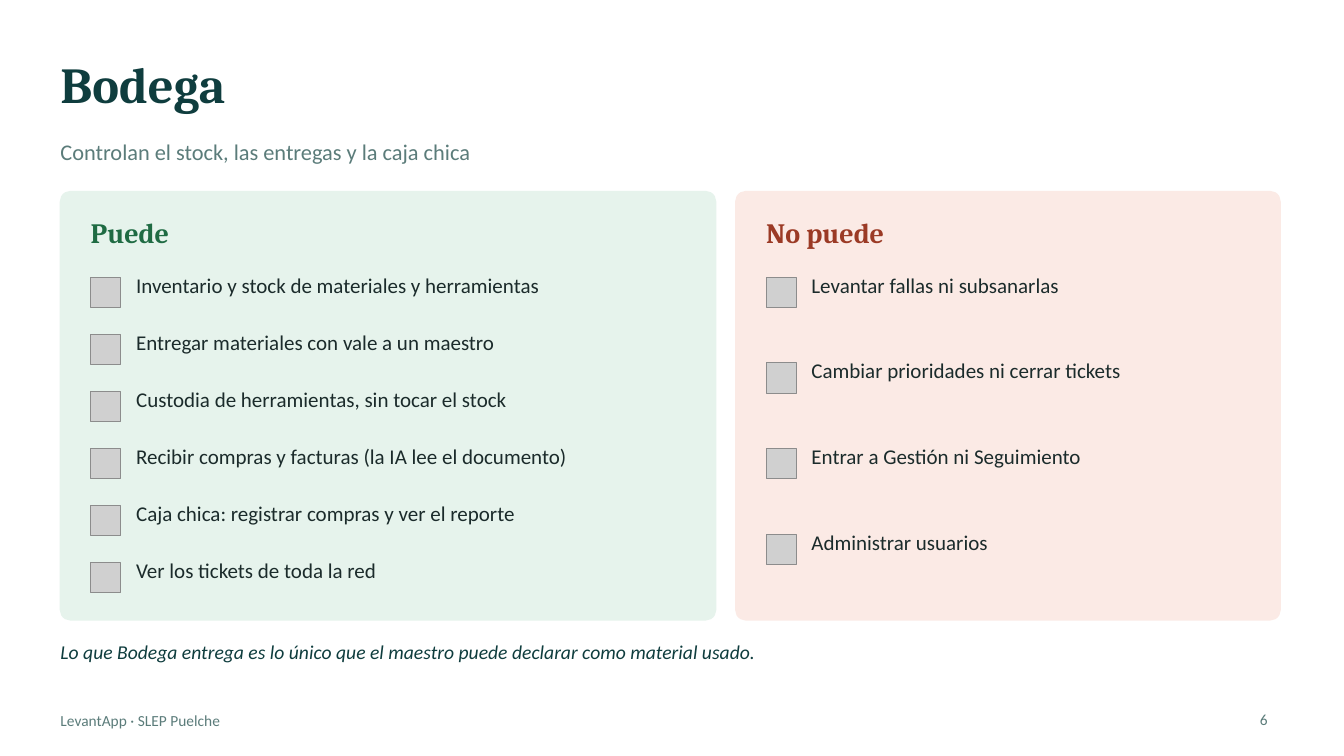
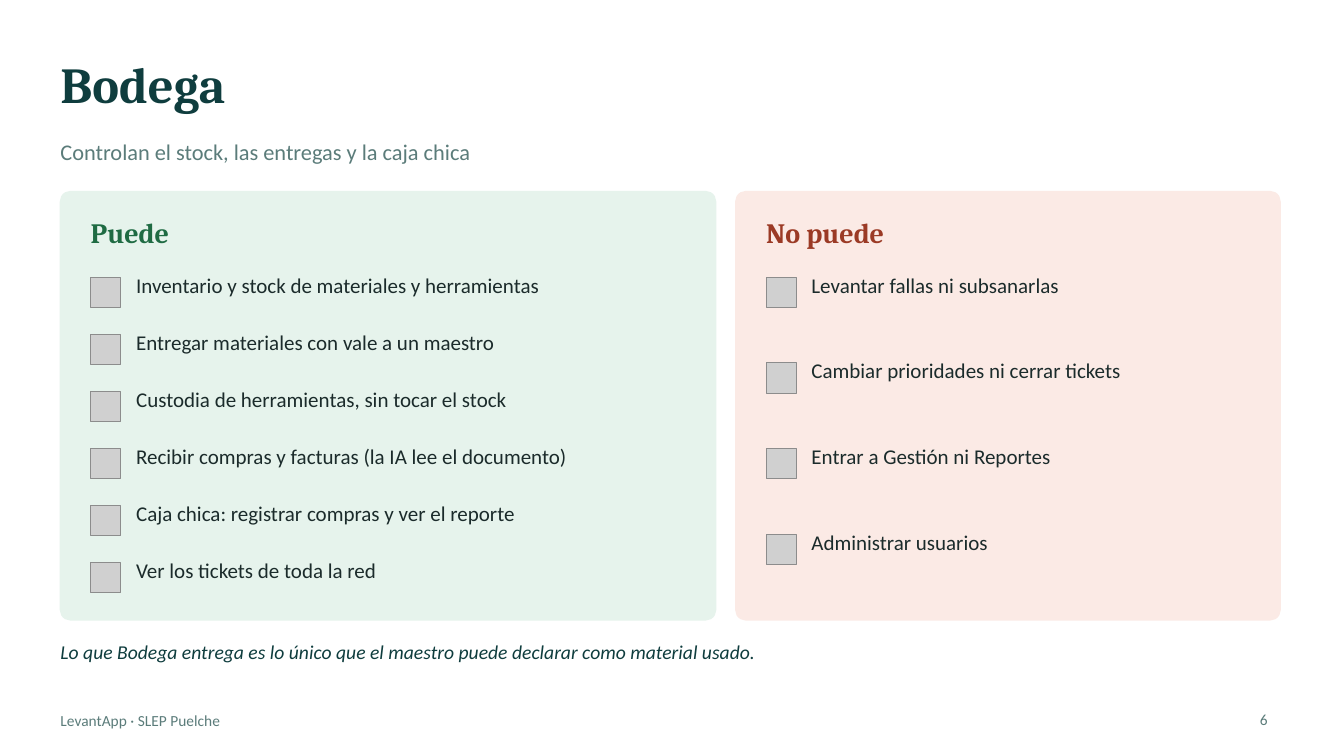
Before and after one commit to Rockdrigo2020/levantamiento-colegios, a slide deck: slide 6 of docs/Accesos_por_perfil_LevantApp.pptx. Drawn at 1344x756 pixels with LibreOffice and Linux fonts; fonts in the diff are those of the drawing; grey boxes stand for pictures. Boxes give left, top, right and bottom in pixels: in the first picture for what was removed or moved away, otherwise in the second. Text is boxed around its words. In the diff, an @@ line names an element or a change of style, - is before the commit and + after.

```diff
--- a/docs/Accesos_por_perfil_LevantApp.pptx
+++ b/docs/Accesos_por_perfil_LevantApp.pptx
@@ text at bbox=[811, 449, 1050, 468]: text changed @@
-Entrar a Gestión ni Seguimiento
+Entrar a Gestión ni Reportes
```
Also in this commit, not shown: 4 other slides changed, 3 other files.
